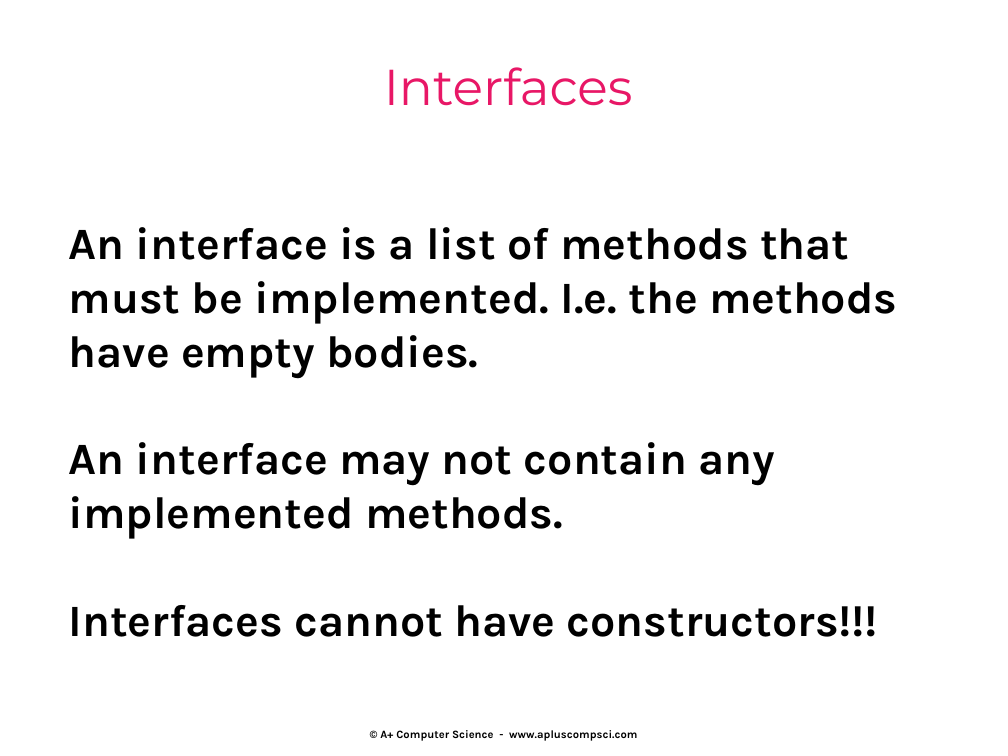
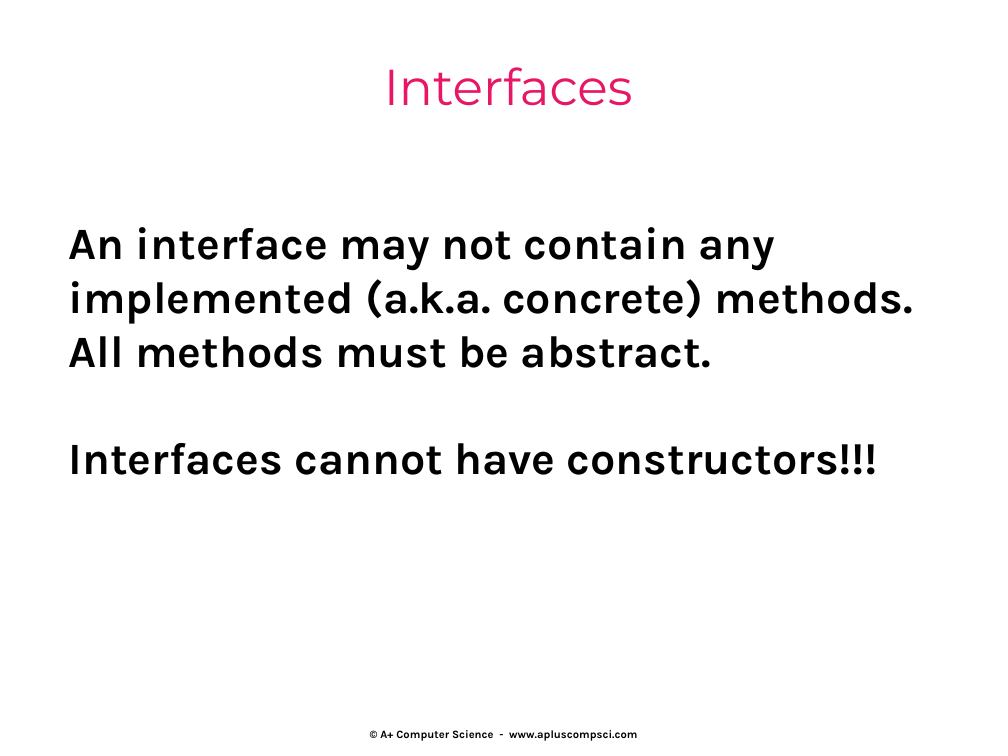
Before and after one commit to Cy-FairCS/cs3, a slide deck: slide 8 of u04a_interfaces/notes/_interfaces notes.pptx (slide 16 before the commit). Drawn at 1008x756 pixels with LibreOffice and Linux fonts; fonts in the diff are those of the drawing. Boxes give left, top, right and bottom in pixels: in the first picture for what was removed or moved away, otherwise in the second. Text is boxed around its words. In the diff, an @@ line names an element or a change of style, - is before the commit and + after.

```diff
--- a/u04a_interfaces/notes/_interfaces notes.pptx
+++ b/u04a_interfaces/notes/_interfaces notes.pptx
@@ text at (x1=69, y1=227, x2=897, y2=378): paragraphs removed @@
-An interface is a list of methods that
-must be implemented. I.e. the methods have empty bodies.
@@ text at (x1=69, y1=279, x2=913, y2=368): text changed @@
-implemented methods.
+implemented (a.k.a. concrete) methods.
+All methods must be abstract.
```
Also in this commit, not shown: 1 other slide changed, 5 slides added, 1 other file.
